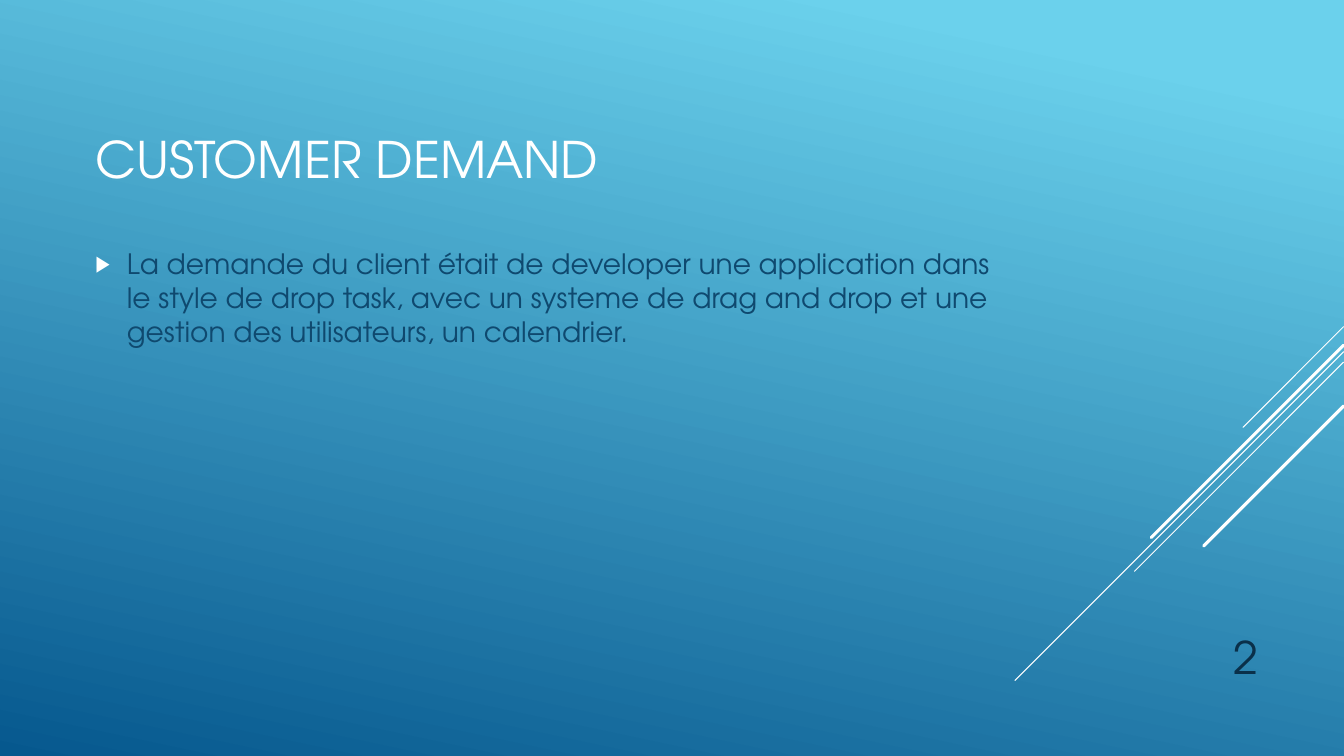
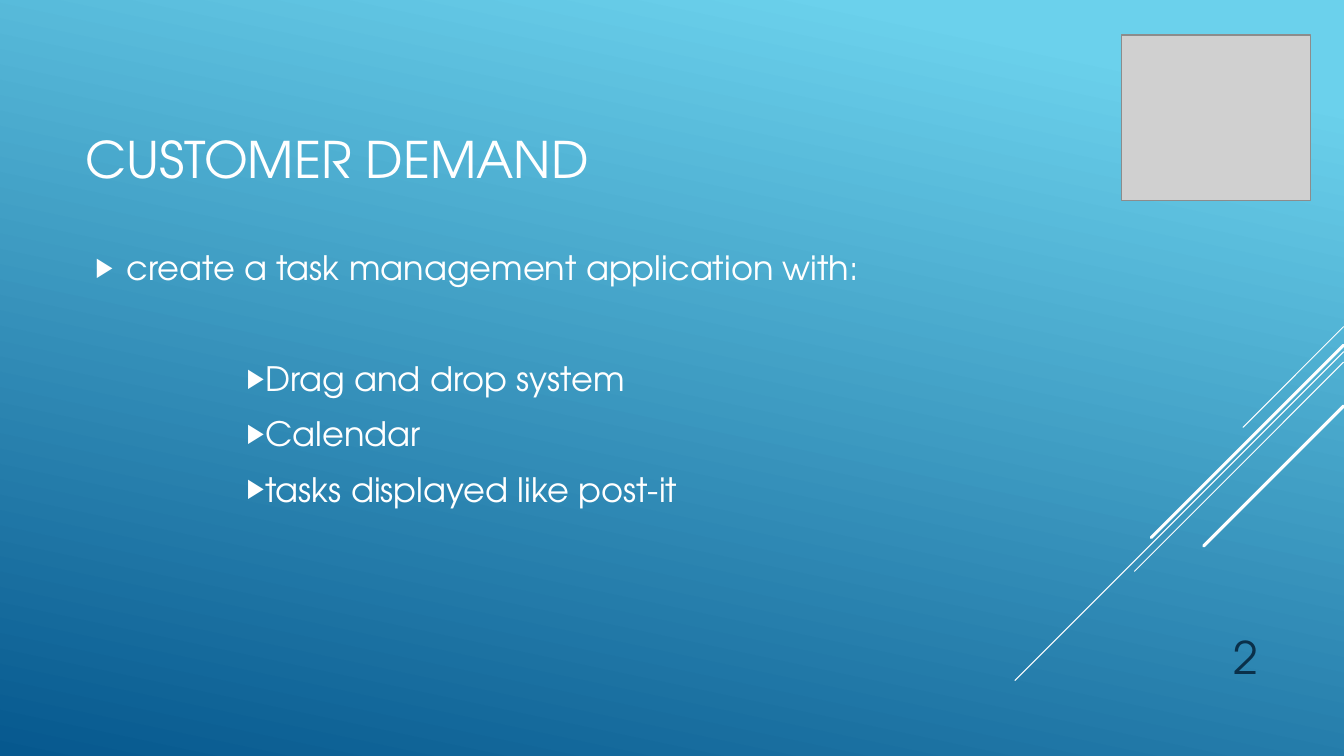
Before and after one commit to abarny/PTDawinSujet13, a slide deck: slide 2 of TeamShare.pptx. Drawn at 1344x756 pixels with LibreOffice and Linux fonts; fonts in the diff are those of the drawing; grey boxes stand for pictures. Boxes give left, top, right and bottom in pixels: in the first picture for what was removed or moved away, otherwise in the second. Text is boxed around its words. In the diff, an @@ line names an element or a change of style, - is before the commit and + after.

```diff
--- a/TeamShare.pptx
+++ b/TeamShare.pptx
@@ picture added at (1122, 35, 1311, 201) @@
@@ title "CUSTOMER DEMAND": place and size @@
-title "CUSTOMER DEMAND" at (95, 140, 599, 179)
+title "CUSTOMER DEMAND" at (86, 140, 589, 179)
@@ text at (127, 255, 859, 509): text changed; size 20 to 24 pt; text colour #0F496F to #FFFFFF @@
-▶ La demande du client était de developer une application dans le style de drop task, avec un systeme de drag and drop et une gestion des utilisateurs, un calendrier.
+▶ create a task management application with:
+      ▶ Drag and drop system
+      ▶ Calendar
+      ▶ tasks displayed like post-it
```
Also in this commit, not shown: 3 other slides changed, 13 slides added, 12 slides removed.
